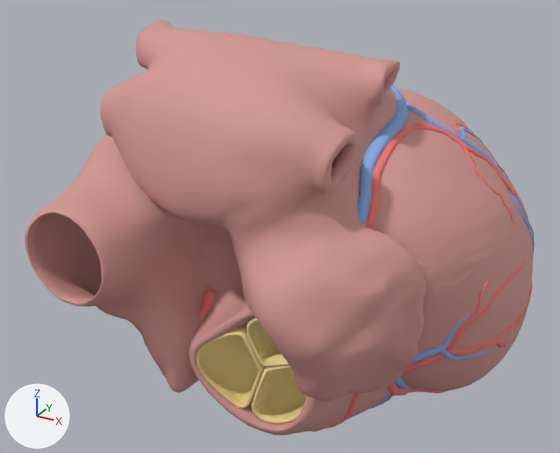
Before and after pictures for a commit that changed the glTF model anatomy/heart.glb.
Before and after are seen from a camera (50 mm lens) standing at (109.6, -1410.3, -33.6) and looking at (15.5, -1239.1, -119.2). Every picture has the same lights, and +X, +Y and +Z are marked at lower left. The first picture is the older version.

Objects in the first picture: 'Жүрек бұлшықеті (қабырғасы)', 'Жүрек веналары', 'Тәждік (коронарлық) артериялар', 'Өкпе бағанасының қақпақшасы'.
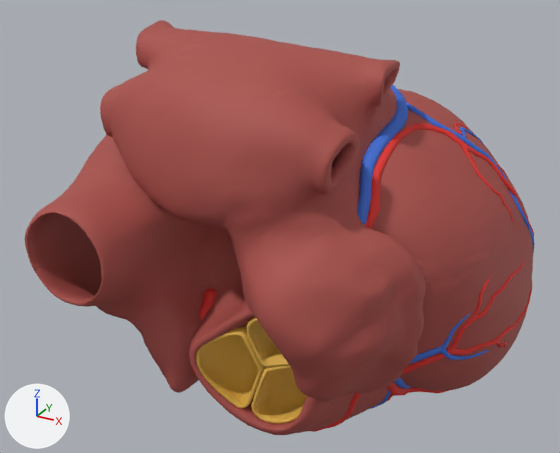
Boxes [x1, y1, x2, y2] around the edits, measured in the pictures (560 x 453 px):
'Жүрек бұлшықеті (қабырғасы)', recoloured (pink to red)
    both: [25, 20, 533, 435]
'Өкпе бағанасының қақпақшасы', recoloured (yellow to orange)
    both: [196, 317, 307, 424]
'Тәждік (коронарлық) артериялар', recoloured
    both: [192, 123, 534, 432]
'Жүрек веналары', recoloured
    both: [358, 85, 535, 409]

Patch to the scene script:
```diff
--- a/anatomy/heart.glb.py
+++ b/anatomy/heart.glb.py
@@ mat_жүрек_веналары @@
 mat_жүрек_веналары = principled_material('Жүрек веналары')
-mat_жүрек_веналары.base_color = (0.247, 0.435, 0.847)  # blue #88b0ed
+mat_жүрек_веналары.base_color = (0.0471, 0.161, 0.694)  # blue #3d70d9
 mat_жүрек_веналары.roughness = 0.7
@@ mat_тәждік__коронарлық__артериялар @@
 mat_тәждік__коронарлық__артериялар = principled_material('Тәждік (коронарлық) артериялар')
-mat_тәждік__коронарлық__артериялар.base_color = (0.89, 0.204, 0.184)  # red #f27d77
+mat_тәждік__коронарлық__артериялар.base_color = (0.773, 0.0314, 0.0235)  # red #e4322a
 mat_тәждік__коронарлық__артериялар.roughness = 0.7
@@ mat_жүрек_бұлшықеті__қабырғасы @@
 mat_жүрек_бұлшықеті__қабырғасы = principled_material('Жүрек бұлшықеті (қабырғасы)')
-mat_жүрек_бұлшықеті__қабырғасы.base_color = (0.659, 0.314, 0.29)  # pink #d49893
+mat_жүрек_бұлшықеті__қабырғасы.base_color = (0.4, 0.0784, 0.0667)  # red #aa4f49
 mat_жүрек_бұлшықеті__қабырғасы.roughness = 0.7
@@ mat_өкпе_бағанасының_қақпақшасы @@
 mat_өкпе_бағанасының_қақпақшасы = principled_material('Өкпе бағанасының қақпақшасы')
-mat_өкпе_бағанасының_қақпақшасы.base_color = (0.878, 0.69, 0.29)  # yellow #f1d893
+mat_өкпе_бағанасының_қақпақшасы.base_color = (0.753, 0.443, 0.0667)  # orange #e1b249
 mat_өкпе_бағанасының_қақпақшасы.roughness = 0.7
```
